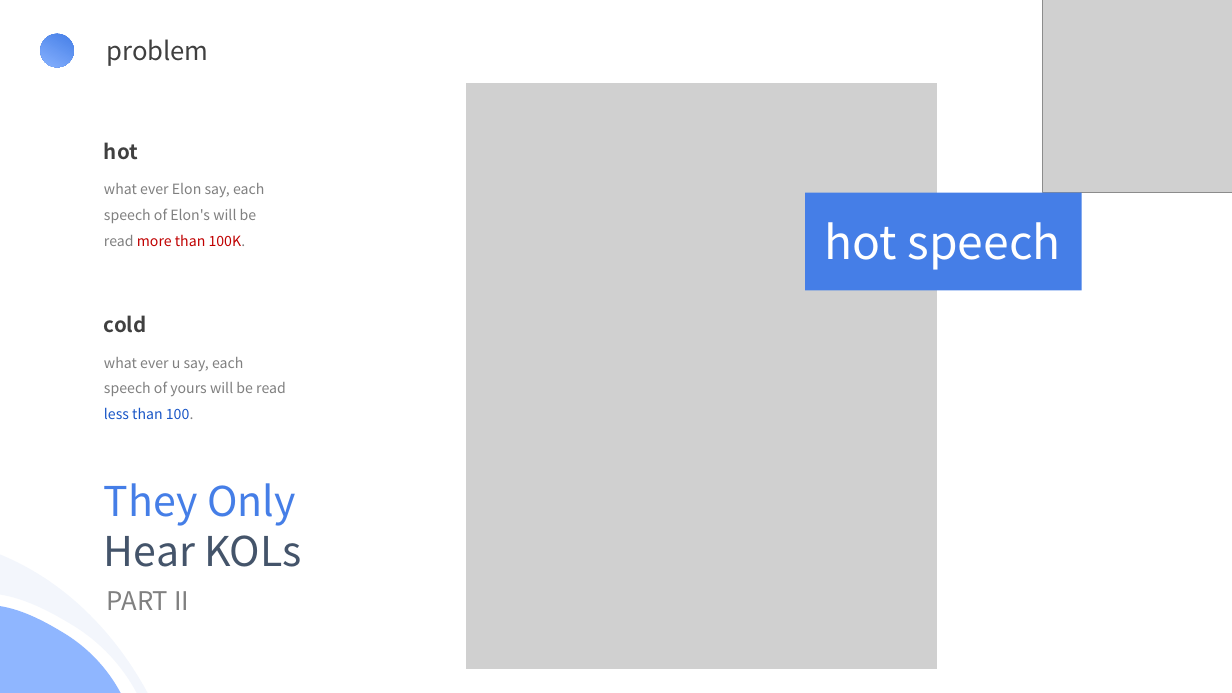
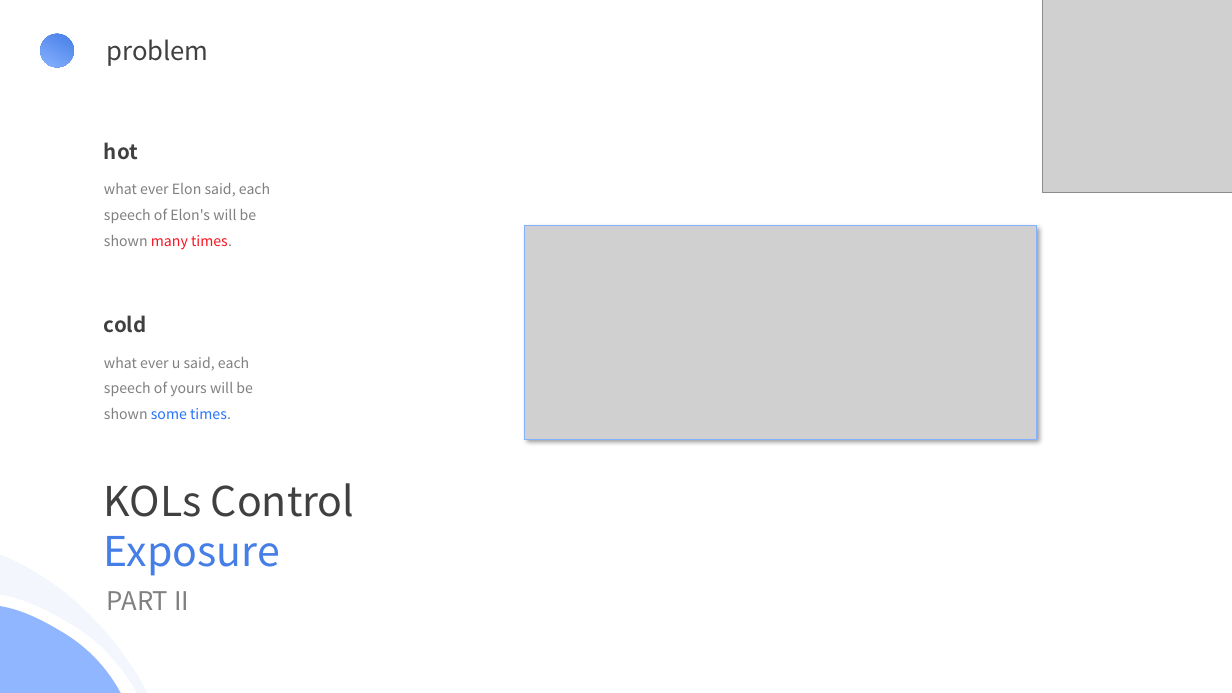
Before and after one commit to MetapoLabs/metapo-docs, a slide deck: slide 4 of Metapo.pptx. Drawn at 1232x693 pixels with LibreOffice and Linux fonts; fonts in the diff are those of the drawing; grey boxes stand for pictures. Boxes give left, top, right and bottom in pixels: in the first picture for what was removed or moved away, otherwise in the second. Text is boxed around its words. In the diff, an @@ line names an element or a change of style, - is before the commit and + after.

```diff
--- a/Metapo.pptx
+++ b/Metapo.pptx
@@ text at (104,183,270,250): text changed @@
-what ever Elon say, each speech of Elon's will be read more than 100K.
+what ever Elon said, each speech of Elon's will be shown many times.
@@ rectangle removed at (805,192,1081,290) @@
@@ picture: place and size @@
-picture at (466,82,937,668)
+picture at (525,226,1036,439)
@@ text removed at (825,222,1061,270) @@
-hot speech
@@ text at (104,357,253,419): text changed @@
-what ever u say, each speech of yours will be read less than 100.
+what ever u said, each speech of yours will be shown some times.
@@ text at (104,483,355,576): text changed; text colour #457EE7 to #404040 @@
-They Only
-Hear KOLs
+KOLs Control
+Exposure
```
Also in this commit, not shown: 6 other slides changed, 4 other files.
